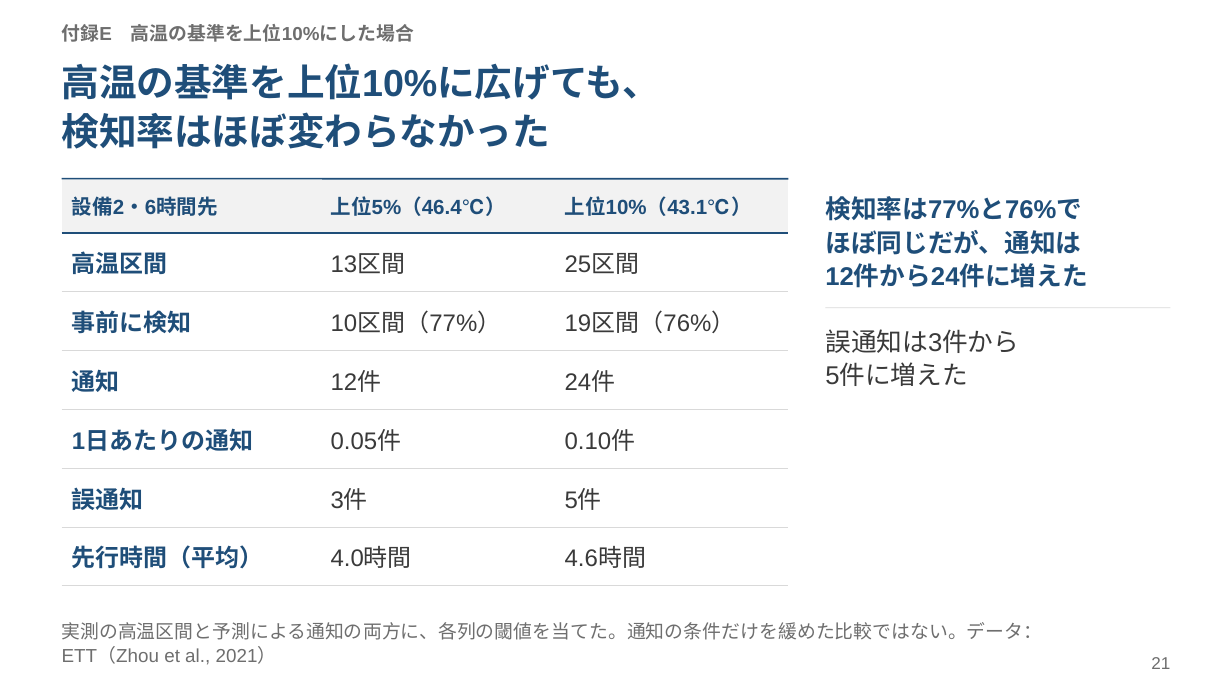
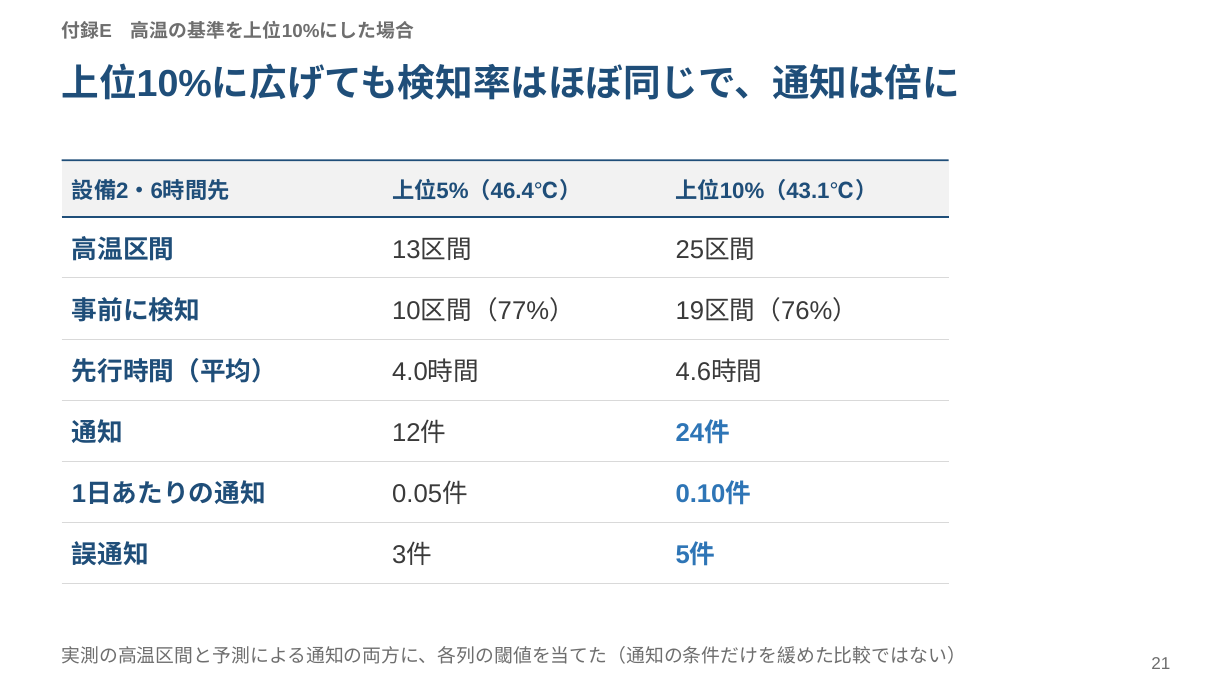
Before and after one commit to HJRKTNG/ett-oil-temperature-poc, a slide deck: slide 21 of reports/slides/ett_oil_temperature_poc.pptx. Drawn at 1232x693 pixels with LibreOffice and Linux fonts; fonts in the diff are those of the drawing. Boxes give left, top, right and bottom in pixels: in the first picture for what was removed or moved away, otherwise in the second. Text is boxed around its words. In the diff, an @@ line names an element or a change of style, - is before the commit and + after.

```diff
--- a/reports/slides/ett_oil_temperature_poc.pptx
+++ b/reports/slides/ett_oil_temperature_poc.pptx
@@ text "付録E 高温の基準を上位10%にした場合" at (x1=62, y1=21, x2=414, y2=39): line spacing 1 to 1.08; vertical alignment middle to top @@
@@ text at (x1=62, y1=63, x2=961, y2=100): text changed @@
-高温の基準を上位10%に広げても、
-検知率はほぼ変わらなかった
+上位10%に広げても検知率はほぼ同じで、通知は倍に
@@ table at (x1=62, y1=160, x2=949, y2=570) @@
+row 4: 先行時間（平均） | 4.0時間 | 4.6時間
-row 7: 先行時間（平均） | 4.0時間 | 4.6時間
@@ size 12 to 13 pt in "設備2・6時間先", "上位5%（46.4℃）", "上位10%（43.1℃）" @@
@@ size 14 to 15 pt in "高温区間", "13区間", "25区間", "事前に検知" and 2 more places @@
@@ table resized from (x1=62, y1=179, x2=788, y2=573) to (x1=62, y1=160, x2=949, y2=570) @@
@@ line moved from (62, 179) - (788, 179) to (62, 160) - (949, 160) @@
@@ text removed at (x1=825, y1=196, x2=1087, y2=288) @@
-検知率は77%と76%で
-ほぼ同じだが、通知は
-12件から24件に増えた
@@ line removed from (825, 308) to (1170, 308) @@
@@ text removed at (x1=825, y1=329, x2=1019, y2=386) @@
-誤通知は3件から
-5件に増えた
@@ text at (x1=62, y1=646, x2=966, y2=664): text changed @@
-実測の高温区間と予測による通知の両方に、各列の閾値を当てた。通知の条件だけを緩めた比較ではない。データ：ETT（Zhou et al., 2021）
+実測の高温区間と予測による通知の両方に、各列の閾値を当てた（通知の条件だけを緩めた比較ではない）
```
Also in this commit, not shown: 18 other slides changed, 1 slide added, 1 slide removed, 7 other files.
